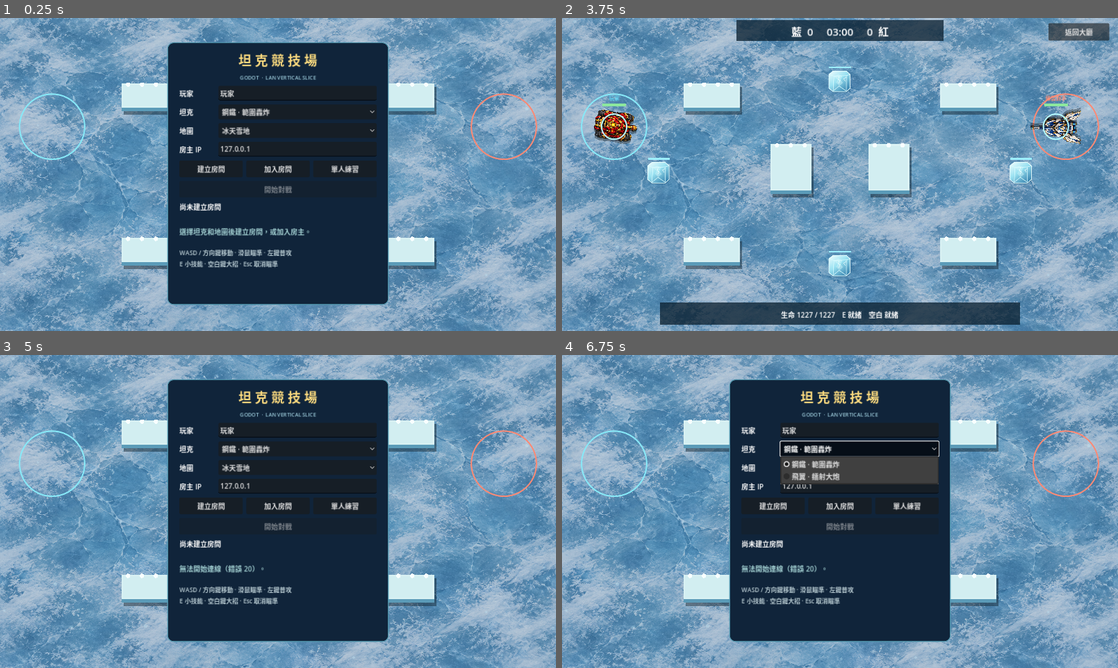
Above: before the commit, frames 1-4 (two rows, left to right).
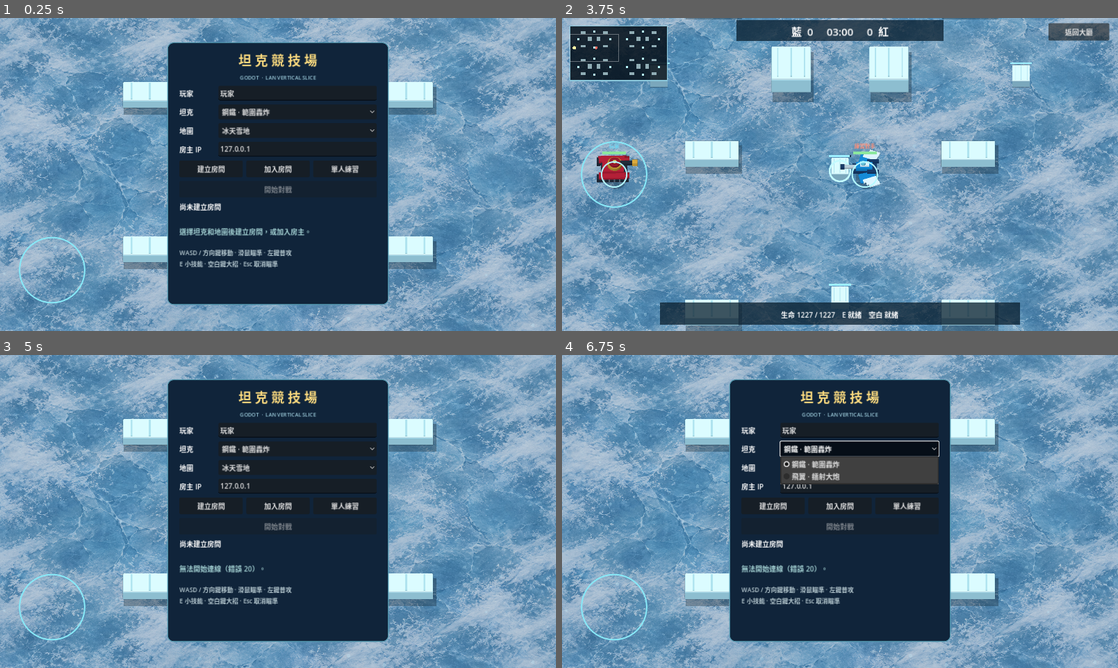
Above: after the commit, the same moments.

Repository: Ericko00o/My_Tank_Game
Game: Godot game, scene res://main.tscn
Two runs of this game, one before a commit and one after it. Both use one fixed random seed, a clock stepped at 60 frames per second and the inputs below.
Inputs (mouse positions are in pixels of both pictures, inside the frame that each line leads up to):
- Up to frame 1 (0.25 s): no input
- Up to frame 2 (3.75 s): click "鋼鐵 · 範圍轟炸" at 0.5 s; click "冰天雪地" at 1.25 s; click "建立房間" at 2 s; click "加入房間" at 2.75 s; click "單人練習" at 3.5 s
- Up to frame 3 (5 s): click "返回大廳" at 4.25 s
- Up to frame 4 (6.75 s): tap Enter at 5, 6.5 s; move the mouse to (962, 495) at 5.02 s; hold D 5.03-5.78 s; tap E at 5.1, 5.85, 6.6 s; click (962, 495) at 5.17 s; tap Space at 5.27, 5.75, 6.02 s; move the mouse to (728, 527) at 5.77 s; hold S 5.78-6.53 s; click (728, 527) at 5.92 s; move the mouse to (895, 442) at 6.52 s; hold D from 6.53 s (still down); click (895, 442) at 6.67 s

The runs differ from the first frame. In frame 1, 2.2% of the frame differs, in the area x 2-99%, y 0-100%; in frame 2, 58%, in the area x 0-100%, y 0-100%; in frame 3, 2.2%; in frame 4, 2.2%.

Commit message:
Add larger arena, minimap, and 3D models

Diff:
--- a/godot-game/scripts/main.gd
+++ b/godot-game/scripts/main.gd
@@ -1,6 +1,8 @@
 extends Node2D
 
 const Sim = preload("res://scripts/simulation.gd")
+const Models3D = preload("res://scripts/models_3d.gd")
+const Minimap = preload("res://scripts/minimap.gd")
 const STEEL_TEXTURE = preload("res://assets/steel.png")
 const WING_TEXTURE = preload("res://assets/wing.png")
 const ICE_FLOOR = preload("res://assets/ice_floor.png")
@@ -27,6 +29,12 @@
 var mouse_down := false
 var selected_tank := "steel"
 var selected_map := "ice"
+var camera: Camera2D
+var minimap: Control
+var tank_models: Dictionary = {}
+var block_models: Dictionary = {}
+var hud_background: ColorRect
+var instruction_background: ColorRect
 
 var ui: CanvasLayer
 var panel: PanelContainer
@@ -46,6 +54,11 @@
 var exit_button: Button
 
 func _ready() -> void:
+    camera = Camera2D.new()
+    camera.enabled = false
+    add_child(camera)
+    for kind in ["ice", "jungle", "breakable"]:
+        block_models[kind] = Models3D.make_view(self, kind)
     _build_ui()
     multiplayer.peer_connected.connect(_on_peer_connected)
     multiplayer.peer_disconnected.connect(_on_peer_disconnected)
@@ -57,6 +70,25 @@
 func _build_ui() -> void:
     ui = CanvasLayer.new()
     add_child(ui)
+    hud_background = ColorRect.new()
+    hud_background.position = Vector2(402, 5)
+    hud_background.size = Vector2(476, 48)
+    hud_background.color = Color(0.04, 0.12, 0.18, 0.76)
+    hud_background.mouse_filter = Control.MOUSE_FILTER_IGNORE
+    ui.add_child(hud_background)
+    hud_background.hide()
+    instruction_background = ColorRect.new()
+    instruction_background.position = Vector2(225, 655)
+    instruction_background.size = Vector2(830, 50)
+    instruction_background.color = Color(0.04, 0.12, 0.18, 0.76)
+    instruction_background.mouse_filter = Control.MOUSE_FILTER_IGNORE
+    ui.add_child(instruction_background)
+    instruction_background.hide()
+    minimap = Minimap.new()
+    minimap.position = Vector2(18, 18)
+    minimap.size = Vector2(224, 126)
+    ui.add_child(minimap)
+    minimap.hide()
     panel = PanelContainer.new()
     panel.position = Vector2(385, 56)
     panel.size = Vector2(510, 604)
@@ -328,14 +360,21 @@
     visual_positions.clear()
     prediction_ready = false
     sim.map_id = map_id
+    sim.walls = Sim.wall_rects(map_id)
     aim_mode = ""
     mouse_down = false
     panel.hide()
     hud.show()
     instruction.show()
     exit_button.show()
+    hud_background.show()
+    instruction_background.show()
+    minimap.show()
+    camera.enabled = true
     if is_host:
         sim.setup(data, map_id)
+        if practice and sim.players.has(-1):
+            sim.players[-1].position = sim.players[1].position + Vector2(600, 0)
         view_state = sim.snapshot()
     else:
         view_state = {}
@@ -355,6 +394,13 @@
     hud.hide()
     instruction.hide()
     exit_button.hide()
+    hud_background.hide()
+    instruction_background.hide()
+    minimap.hide()
+    camera.enabled = false
+    for model in tank_models.values():
+        model.viewport.queue_free()
+    tank_models.clear()
     roster_label.text = "尚未建立房間"
     queue_redraw()
 
@@ -392,8 +438,24 @@
             send_timer = 0.0
             var input := _gather_input()
             _receive_input.rpc_id(1, input.direction, input.angle, input.firing)
+    _update_camera_and_models()
     _update_hud()
     queue_redraw()
+
+func _update_camera_and_models() -> void:
+    var local := _local_player()
+    if not local.is_empty():
+        var center: Vector2 = visual_positions.get(local_id, local.position) if not is_host else local.position
+        camera.position = Vector2(clampf(center.x, 640.0, Sim.WORLD.x - 640.0), clampf(center.y, 360.0, Sim.WORLD.y - 360.0))
+    for peer_id in view_state.get("players", {}):
+        var player: Dictionary = view_state.players[peer_id]
+        if not tank_models.has(peer_id):
+            tank_models[peer_id] = Models3D.make_view(self, player.tank)
+        tank_models[peer_id].model.rotation.y = -float(player.aim)
+    minimap.state = view_state
+    minimap.local_id = local_id
+    minimap.camera_center = camera.position
+    minimap.queue_redraw()
 
 func _gather_input() -> Dictionary:
     var direction := Vector2(
@@ -539,31 +601,25 @@
     var map_id := str(view_state.get("map_id", selected_map))
     var jungle := map_id == "jungle"
     var floor_texture: Texture2D = JUNGLE_FLOOR if jungle else ICE_FLOOR
-    draw_texture_rect(floor_texture, Rect2(Vector2.ZERO, Sim.WORLD), false)
+    for y in range(2):
+        for x in range(2):
+            draw_texture_rect(floor_texture, Rect2(Vector2(x * Sim.TILE_SIZE.x, y * Sim.TILE_SIZE.y), Sim.TILE_SIZE), false)
     draw_rect(Rect2(Vector2.ZERO, Sim.WORLD), Color(0.04, 0.10, 0.12, 0.16))
-    for i in range(90):
-        var point := Vector2((i * 191 + 13) % 1280, (i * 137 + 49) % 720)
+    for i in range(360):
+        var point := Vector2((i * 191 + 13) % int(Sim.WORLD.x), (i * 137 + 49) % int(Sim.WORLD.y))
         var color := Color(0.55, 0.76, 0.4, 0.20) if jungle else Color(0.8, 0.95, 1.0, 0.26)
         draw_circle(point, 2.0 + i % 3, color)
-    for obstacle: Rect2 in Sim.MAPS.get(map_id, Sim.MAPS["ice"]):
-        var top_color := Color("aab393") if jungle else Color("d2eef1")
-        var side_color := Color("58715a") if jungle else Color("5b9bb8")
-        draw_rect(Rect2(obstacle.position + Vector2(5, 8), obstacle.size), Color(0.05, 0.11, 0.15, 0.45))
-        draw_rect(obstacle, side_color)
-        draw_rect(Rect2(obstacle.position, obstacle.size - Vector2(0, 8)), top_color)
-        draw_rect(Rect2(obstacle.position + Vector2(3, 3), obstacle.size - Vector2(6, 14)), Color(1, 1, 1, 0.22), false, 2.0)
-        if jungle:
-            for x in range(14, int(obstacle.size.x), 30):
-                draw_line(obstacle.position + Vector2(x, 4), obstacle.position + Vector2(x - 5, 24), Color("71945e"), 3.0)
-        else:
-            for x in range(15, int(obstacle.size.x), 32):
-                draw_circle(obstacle.position + Vector2(x, 3), 5.0, Color("f8ffff"))
+    for obstacle: Rect2 in Sim.wall_rects(map_id):
+        draw_rect(Rect2(obstacle.position + Vector2(5, 8), obstacle.size), Color(0.05, 0.11, 0.15, 0.32))
+        var block_texture: Texture2D = block_models["jungle" if jungle else "ice"].viewport.get_texture()
+        draw_texture_rect(block_texture, Rect2(obstacle.position - obstacle.size * Vector2(.4, .5), obstacle.size * Vector2(1.8, 1.9)), false)
     if in_match:
         for obstacle in view_state.get("obstacles", []):
             if obstacle.hits <= 0:
                 continue
             var rect: Rect2 = obstacle.rect
-            draw_texture_rect(ICE_BLOCK, rect, false, Color("a8d59b") if jungle else Color.WHITE)
+            var texture: Texture2D = block_models["breakable"].viewport.get_texture()
+            draw_texture_rect(texture, Rect2(rect.position - rect.size * Vector2(.18, .5), rect.size * Vector2(1.36, 1.9)), false, Color("a8d59b") if jungle else Color.WHITE)
             draw_rect(Rect2(rect.position + Vector2(3, -8), Vector2(rect.size.x - 6, 4)), Color(0.04, 0.12, 0.18, 0.8))
             draw_rect(Rect2(rect.position + Vector2(3, -8), Vector2((rect.size.x - 6) * float(obstacle.hits) / Sim.OBSTACLE_HITS, 4)), Color("9defff"))
     for team in [0, 1]:
@@ -602,22 +658,17 @@
             visual_player.position = visual_positions.get(peer_id, player.position)
         _draw_tank(visual_player)
     _draw_aim()
-    draw_rect(Rect2(402, 5, 476, 48), Color(0.04, 0.12, 0.18, 0.76))
-    draw_rect(Rect2(225, 655, 830, 50), Color(0.04, 0.12, 0.18, 0.76))
 
 func _draw_tank(player: Dictionary) -> void:
     var pos: Vector2 = player.position
-    # Layered offset silhouettes give the sprite height without changing hitboxes.
-    draw_set_transform(pos, float(player.aim), Vector2.ONE)
     var steel: bool = player.tank == "steel"
     var team_color := Color("65d8f4") if player.team == 0 else Color("ff8f78")
-    var texture: Texture2D = STEEL_TEXTURE if steel else WING_TEXTURE
-    draw_texture_rect(texture, Rect2(-62, -35, 124, 82), false, Color(0.03, 0.07, 0.1, 0.34))
-    draw_texture_rect(texture, Rect2(-62, -40, 124, 82), false, Color(0.35, 0.43, 0.49, 0.65))
-    draw_texture_rect(texture, Rect2(-62, -43, 124, 82), false)
+    draw_circle(pos + Vector2(4, 9), 25.0, Color(0, 0, 0, 0.22))
+    if tank_models.has(player.id):
+        var texture: Texture2D = tank_models[player.id].viewport.get_texture()
+        draw_texture_rect(texture, Rect2(pos + Vector2(-76, -70), Vector2(152, 126)), false)
     if steel and player.boost > 0.0:
-        draw_arc(Vector2.ZERO, 35.0, 0.0, TAU, 36, Color("ff5151"), 4.0, true)
-    draw_set_transform(Vector2.ZERO, 0.0, Vector2.ONE)
+        draw_arc(pos, 35.0, 0.0, TAU, 36, Color("ff5151"), 4.0, true)
     if player.invulnerable > 0.0:
         draw_arc(pos, 29.0, 0.0, TAU, 32, Color("b4f9ff"), 2.0, true)
     if player.charge > 0.0:
--- /dev/null
+++ b/godot-game/scripts/minimap.gd
@@ -0,0 +1,29 @@
+extends Control
+const Sim = preload("res://scripts/simulation.gd")
+var state: Dictionary = {}
+var local_id := 1
+var camera_center := Vector2.ZERO
+
+func _ready() -> void:
+    mouse_filter = Control.MOUSE_FILTER_IGNORE
+
+func _draw() -> void:
+    if state.is_empty():
+        return
+    var bounds := Rect2(Vector2.ZERO, size)
+    draw_rect(bounds, Color(0.025, 0.07, 0.11, .88))
+    draw_rect(bounds, Color("8ac7db"), false, 2.0)
+    var scale_xy := size / Sim.WORLD
+    var map_id := str(state.get("map_id", "ice"))
+    for wall: Rect2 in Sim.wall_rects(map_id):
+        draw_rect(Rect2(wall.position * scale_xy, wall.size * scale_xy), Color("91aeb6"))
+    for obstacle in state.get("obstacles", []):
+        if obstacle.hits > 0:
+            draw_rect(Rect2(obstacle.rect.position * scale_xy, obstacle.rect.size * scale_xy), Color("b8f7ff"))
+    var view_size := Vector2(1280, 720) * scale_xy
+    draw_rect(Rect2(camera_center * scale_xy - view_size / 2.0, view_size), Color(1, 1, 1, .35), false, 1.0)
+    for id in state.get("players", {}):
+        var p: Dictionary = state.players[id]
+        if p.dead <= 0.0:
+            var color := Color("fff7a5") if id == local_id else (Color("58d8ff") if p.team == 0 else Color("ff6a5e"))
+            draw_circle(p.position * scale_xy, 4.0 if id == local_id else 3.0, color)
--- /dev/null
+++ b/godot-game/scripts/models_3d.gd
@@ -0,0 +1,112 @@
+extends RefCounted
+
+static func material(color: Color, metallic: float = 0.15) -> StandardMaterial3D:
+    var mat := StandardMaterial3D.new()
+    mat.albedo_color = color
+    mat.metallic = metallic
+    mat.roughness = 0.35
+    return mat
+
+static func box(parent: Node3D, size: Vector3, pos: Vector3, color: Color, rot: Vector3 = Vector3.ZERO) -> void:
+    var node := MeshInstance3D.new()
+    var mesh := BoxMesh.new()
+    mesh.size = size
+    node.mesh = mesh
+    node.material_override = material(color)
+    node.position = pos
+    node.rotation = rot
+    parent.add_child(node)
+
+static func cylinder(parent: Node3D, radius: float, height: float, pos: Vector3, color: Color, rot: Vector3 = Vector3.ZERO) -> void:
+    var node := MeshInstance3D.new()
+    var mesh := CylinderMesh.new()
+    mesh.top_radius = radius
+    mesh.bottom_radius = radius
+    mesh.height = height
+    node.mesh = mesh
+    node.material_override = material(color, 0.45)
+    node.position = pos
+    node.rotation = rot
+    parent.add_child(node)
+
+static func make_view(parent: Node, kind: String) -> Dictionary:
+    var viewport := SubViewport.new()
+    viewport.size = Vector2i(192, 160)
+    viewport.transparent_bg = true
+    viewport.render_target_update_mode = SubViewport.UPDATE_ALWAYS
+    viewport.own_world_3d = true
+    parent.add_child(viewport)
+    var world := Node3D.new()
+    viewport.add_child(world)
+    var env := WorldEnvironment.new()
+    var environment := Environment.new()
+    environment.background_mode = Environment.BG_COLOR
+    environment.background_color = Color(0, 0, 0, 0)
+    environment.ambient_light_source = Environment.AMBIENT_SOURCE_COLOR
+    environment.ambient_light_color = Color("d5ecff")
+    environment.ambient_light_energy = 0.5
+    env.environment = environment
+    world.add_child(env)
+    var light := DirectionalLight3D.new()
+    light.rotation_degrees = Vector3(-55, -35, 0)
+    light.light_energy = 0.95
+    world.add_child(light)
+    var camera := Camera3D.new()
+    camera.projection = Camera3D.PROJECTION_ORTHOGONAL
+    camera.size = 4.8 if kind in ["steel", "wing"] else 4.2
+    camera.position = Vector3(0, 7, 4.8)
+    world.add_child(camera)
+    camera.look_at(Vector3.ZERO, Vector3.UP)
+    camera.current = true
+    var model := Node3D.new()
+    world.add_child(model)
+    if kind == "steel":
+        make_steel(model)
+    elif kind == "wing":
+        make_wing(model)
+    else:
+        make_block(model, kind)
+    return {"viewport": viewport, "model": model}
+
+static func make_steel(model: Node3D) -> void:
+    var red := Color("b71f34")
+    var dark := Color("242d39")
+    var gold := Color("e0a83a")
+    box(model, Vector3(2.3, .42, 1.38), Vector3(0, .35, 0), dark)
+    for side in [-1, 1]:
+        box(model, Vector3(2.8, .5, .54), Vector3(-.12, .27, side * .88), dark)
+        box(model, Vector3(2.45, .25, .6), Vector3(-.12, .60, side * .88), red)
+        cylinder(model, .26, .42, Vector3(1.12, .61, side * .88), red, Vector3(0, 0, PI / 2.0))
+        for x in [-.9, -.45, 0.0, .45, .9]:
+            box(model, Vector3(.12, .52, .57), Vector3(x, .29, side * .88), Color("64707b"))
+    box(model, Vector3(1.9, .55, 1.4), Vector3(-.1, .75, 0), red)
+    cylinder(model, .64, .34, Vector3(.05, 1.13, 0), gold)
+    cylinder(model, .48, .35, Vector3(.05, 1.32, 0), red)
+    box(model, Vector3(1.45, .3, .32), Vector3(1.06, 1.29, 0), dark)
+    box(model, Vector3(.5, .38, .42), Vector3(1.8, 1.29, 0), gold)
+    cylinder(model, .18, .04, Vector3(.05, 1.52, 0), Color("ffe47a"))
+
+static func make_wing(model: Node3D) -> void:
+    var blue := Color("1689cf")
+    var navy := Color("193b64")
+    var white := Color("e1f2f8")
+    box(model, Vector3(2.1, .36, .85), Vector3(0, .42, 0), navy)
+    box(model, Vector3(1.45, .42, .68), Vector3(.05, .78, 0), blue)
+    box(model, Vector3(.8, .23, .45), Vector3(.0, 1.11, 0), white)
+    for side in [-1, 1]:
+        box(model, Vector3(1.45, .16, .95), Vector3(-.25, .38, side * .9), blue, Vector3(0, side * -.24, 0))
+        for i in range(3):
+            box(model, Vector3(1.22 - i * .13, .13, .34), Vector3(-.45 - i * .20, .45, side * (1.18 + i * .24)), white, Vector3(0, side * -.35, 0))
+        box(model, Vector3(1.0, .30, .25), Vector3(-.72, .76, side * .56), navy)
+    box(model, Vector3(1.7, .2, .25), Vector3(1.15, .72, 0), Color("bbcbd1"))
+    box(model, Vector3(.35, .3, .35), Vector3(1.94, .72, 0), navy)
+    cylinder(model, .22, .15, Vector3(.15, 1.28, 0), Color("82e8ff"))
+
+static func make_block(model: Node3D, kind: String) -> void:
+    var jungle := kind == "jungle"
+    var breakable := kind == "breakable"
+    var color := Color("93bfce") if breakable else (Color("849b76") if jungle else Color("a9d9e4"))
+    box(model, Vector3(2.7, .9, 1.8), Vector3(0, .1, 0), color)
+    box(model, Vector3(2.6, .10, 1.7), Vector3(0, .6, 0), Color("e0f9fa") if not jungle else Color("b9c8a0"))
+    for x in [-.9, 0.0, .9]:
+        box(model, Vector3(.08, .13, 1.5), Vector3(x, .67, 0), Color("b3e1e6") if not jungle else Color("759171"))
--- a/godot-game/scripts/simulation.gd
+++ b/godot-game/scripts/simulation.gd
@@ -1,7 +1,8 @@
 class_name ArenaSimulation
 extends RefCounted
 
-const WORLD := Vector2(1280, 720)
+const WORLD := Vector2(2560, 1440)
+const TILE_SIZE := Vector2(1280, 720)
 const STEEL_MAX := 1227.0
 const WING_MAX := 1296.0
 const BEAM_RANGE := 406.25 * 4.0 / 3.0 * 1.4
@@ -17,6 +18,7 @@
 }
 const OBSTACLE_HITS := 20
 var obstacles: Array = []
+var walls: Array = []
 var players: Dictionary = {}
 var bullets: Array = []
 var effects: Array = []
@@ -35,8 +37,11 @@
     effects.clear()
     fields.clear()
     map_id = chosen_map if MAPS.has(chosen_map) else "ice"
-    for rect: Rect2 in BREAKABLE_MAPS[map_id]:
-        obstacles.append({"rect": rect, "hits": OBSTACLE_HITS})
+    walls = wall_rects(map_id)
+    for y in range(2):
+        for x in range(2):
+            for rect: Rect2 in BREAKABLE_MAPS[map_id]:
+                obstacles.append({"rect": Rect2(rect.position + Vector2(x * TILE_SIZE.x, y * TILE_SIZE.y), rect.size), "hits": OBSTACLE_HITS})
     time_left = 180.0
     score = [0, 0]
     running = true
@@ -64,12 +69,20 @@
         }
 
 func spawn_position(team: int, index: int) -> Vector2:
-    return Vector2(120.0 if team == 0 else 1160.0, 250.0 + 220.0 * index)
+    return Vector2(120.0 if team == 0 else WORLD.x - 120.0, 580.0 + 220.0 * index)
+
+static func wall_rects(chosen_map: String) -> Array:
+    var result: Array = []
+    for y in range(2):
+        for x in range(2):
+            for rect: Rect2 in MAPS.get(chosen_map, MAPS["ice"]):
+                result.append(Rect2(rect.position + Vector2(x * TILE_SIZE.x, y * TILE_SIZE.y), rect.size))
+    return result
 
 func blocked(pos: Vector2, radius: float = 18.0) -> bool:
     if pos.x < radius or pos.y < radius or pos.x > WORLD.x - radius or pos.y > WORLD.y - radius:
         return true
-    for obstacle: Rect2 in MAPS[map_id]:
+    for obstacle: Rect2 in walls:
         if obstacle.grow(radius).has_point(pos):
             return true
     for obstacle in obstacles:
--- /dev/null
+++ b/godot-game/tests/map_camera_test.gd
@@ -0,0 +1,30 @@
+extends SceneTree
+const Sim = preload("res://scripts/simulation.gd")
+func _initialize() -> void:
+    call_deferred("run")
+func run() -> void:
+    var game = load("res://main.tscn").instantiate()
+    root.add_child(game)
+    game._start_practice()
+    await process_frame
+    game.set_process(false)
+    assert(Sim.WORLD == Vector2(2560, 1440))
+    assert(game.sim.walls.size() == Sim.MAPS.ice.size() * 4)
+    assert(game.sim.obstacles.size() == Sim.BREAKABLE_MAPS.ice.size() * 4)
+    game.sim.players[1].position = Vector2(1400, 900)
+    game.view_state = game.sim.snapshot()
+    game._update_camera_and_models()
+    assert(game.camera.position == Vector2(1400, 900))
+    assert(game.minimap.camera_center == game.camera.position)
+    assert(game.minimap.state.players[1].position == Vector2(1400, 900))
+    assert(game.tank_models.size() == 2)
+    assert(game.tank_models[1].model.get_child_count() > 4)
+    assert(game.block_models.ice.model.get_child_count() > 0)
+    game.sim.players[1].position = Vector2(30, 30)
+    game.view_state = game.sim.snapshot()
+    game._update_camera_and_models()
+    assert(game.camera.position == Vector2(640, 360))
+    game._return_to_menu()
+    assert(not game.camera.enabled and not game.minimap.visible)
+    print("MAP_CAMERA_3D_TEST_OK")
+    quit()
